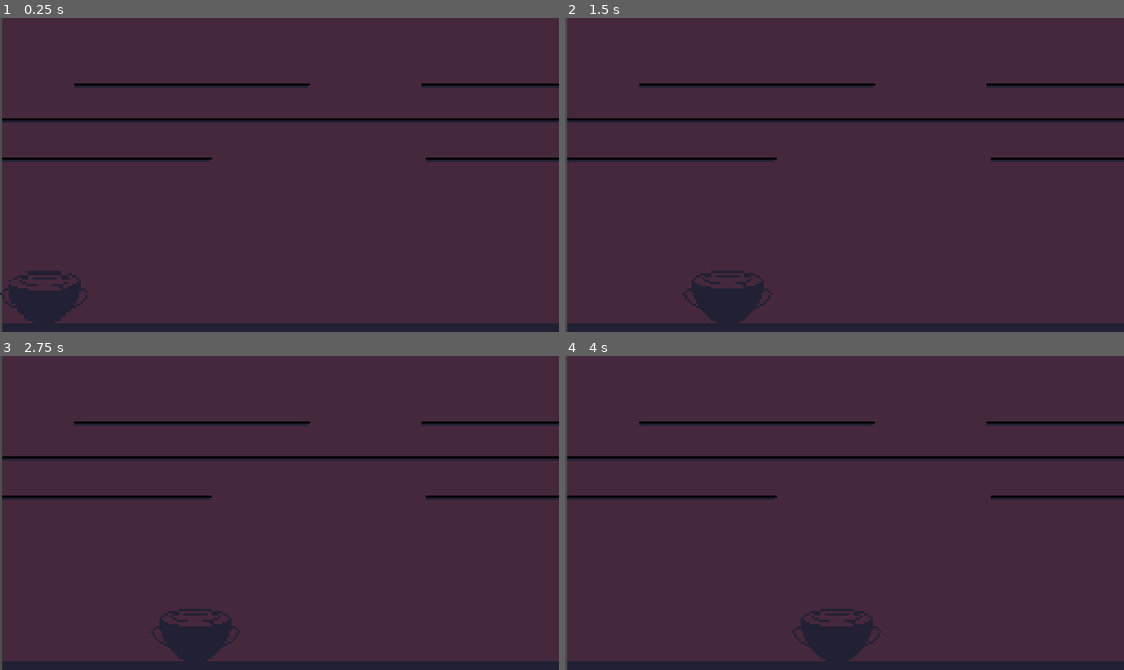
Above: before the commit, frames 1-4 (two rows, left to right).
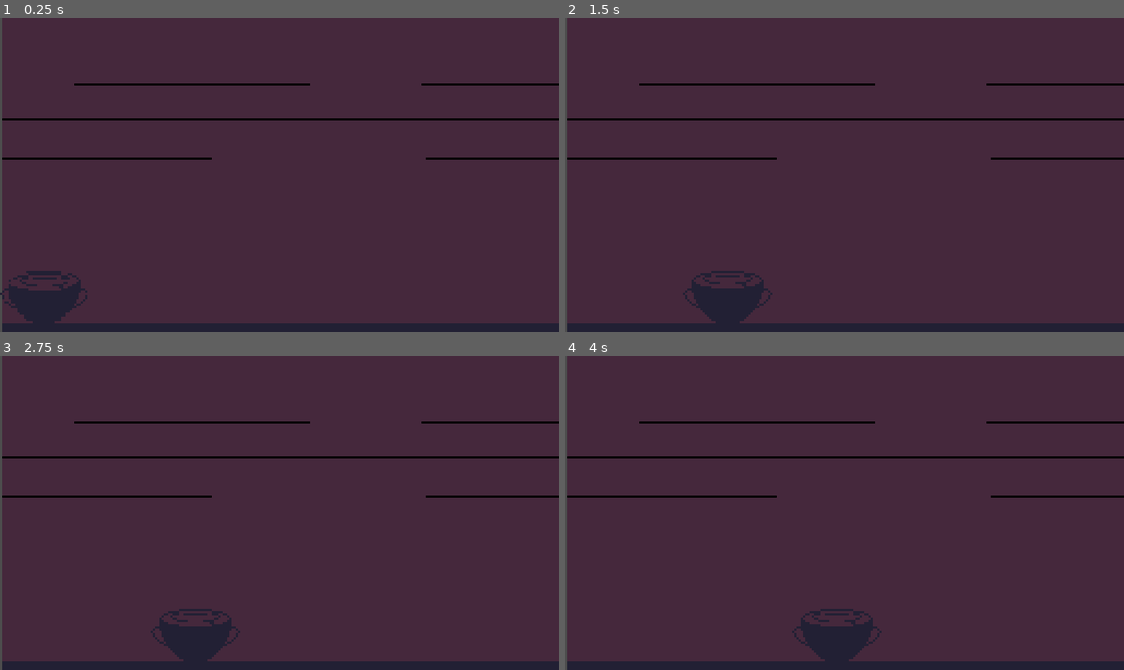
Above: after the commit, the same moments.

Repository: Bazooh/BlackCatJam
Game: Godot game, scene res://level/level.tscn
Same seed, same stepped clock (60 frames per second), same inputs: the game is played once before the commit and once after it.
Inputs:
- Up to frame 1 (0.25 s): no input
- Up to frame 2 (1.5 s): tap Enter at 0.5 s; hold Right (right) 0.53-1.28 s; hold A (left) from 1.28 s (still down)
- Up to frame 3 (2.75 s): release A (left) at 2.03 s; hold Right (right) from 2.03 s (still down)
- Up to frame 4 (4 s): release Right (right) at 3.53 s; hold A (left) from 3.53 s (still down)

The runs differ from the first frame. In frame 1, 1.6% of the frame differs, in the area x 0-100%, y 21-46%; in frame 2, 1.6%; in frame 3, 1.6%; in frame 4, 1.6%.

Commit message:
Ingredient / Recipe

Diff:
--- a/entities/items/cat_effects/drop.gd
+++ b/entities/items/cat_effects/drop.gd
@@ -2,6 +2,8 @@
 
 
 @export var drop_speed: float = 1000.0
+
+const floor_y : int = 130
 
 var is_dropping := false
 
@@ -13,3 +15,6 @@
 func _process(delta) -> void:
 	if is_dropping:
 		item.position.y += drop_speed * delta
+		if item.position.y >= floor_y:
+			item.destroy()
+			is_dropping = false
--- a/entities/items/item.gd
+++ b/entities/items/item.gd
@@ -34,8 +34,9 @@
 
 
 func _ready() -> void:
-	for effect: Effect in get_effects():
-		effect.item = self
+	for effect: Node in get_effects():
+		if effect is Effect:
+			(effect as Effect).item = self
 
 
 func _process(_delta) -> void:
@@ -50,3 +51,6 @@
 	elif area is Witch:
 		activate_witch_effects(area as Witch)
 		queue_free()
+
+func destroy():
+	queue_free()
--- a/entities/items/witch_effects/ingredient.gd
+++ b/entities/items/witch_effects/ingredient.gd
@@ -1,6 +1,8 @@
 class_name Ingredient extends Effect
 
-@export var ingredient_number = 1
+enum IngredientType {Temp1, Temp2, Temp3}
+@export var ingredient : IngredientType
 
 func _activate() -> void:
-	witch.collect_ingredient(ingredient_number)
+	witch.collect_ingredient(ingredient)
+	item.queue_free()
--- a/entities/witch.gd
+++ b/entities/witch.gd
@@ -1,9 +1,9 @@
 class_name Witch extends Area2D
 
 @export var speed : float = 100
-@export var ingredients_needed : int = 3
+@export var recipe : Array[Ingredient.IngredientType] = []
 
-var current_ingredient = 0
+var next_ingredient = 0
 
 const size : float = 30
 const edge_x : float = 256
@@ -21,10 +21,16 @@
 	position.x += speed * delta * input
 	position.x = clamp(position.x, min_x, max_x)
 
-func collect_ingredient(number: int):
-	if current_ingredient + 1 == number:
-		current_ingredient += 1
-		if current_ingredient == ingredients_needed:
+func collect_ingredient(type: Ingredient.IngredientType):
+	if not recipe:
+		return
+
+	if recipe.size() >= next_ingredient:
+		return
+
+	if type == recipe[next_ingredient]:
+		next_ingredient += 1
+		if next_ingredient == recipe.size():
 			print("Win!")
 	else:
 		print("Lose!")
Binary file changed: art/temp_BG.png
